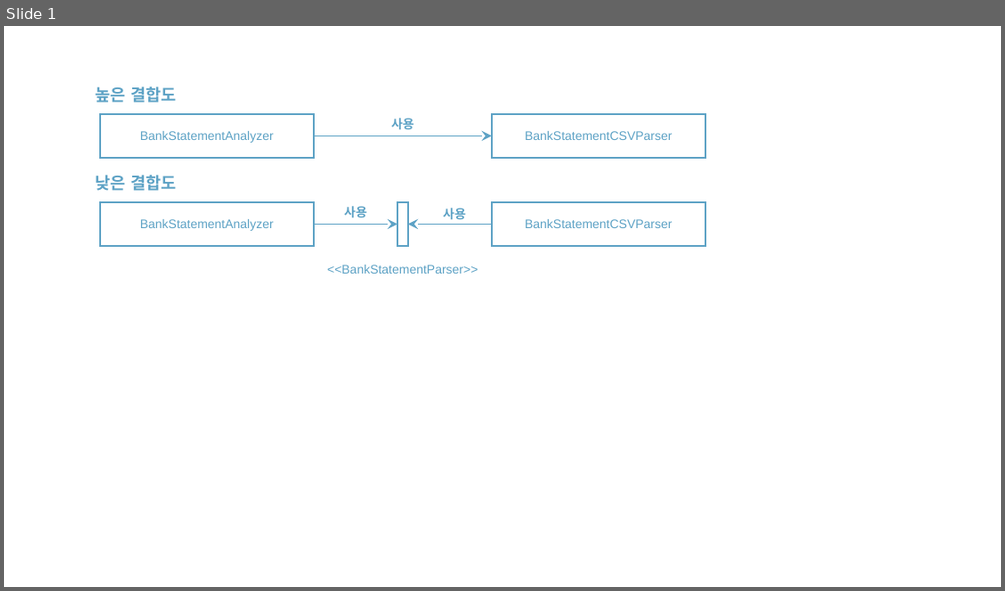
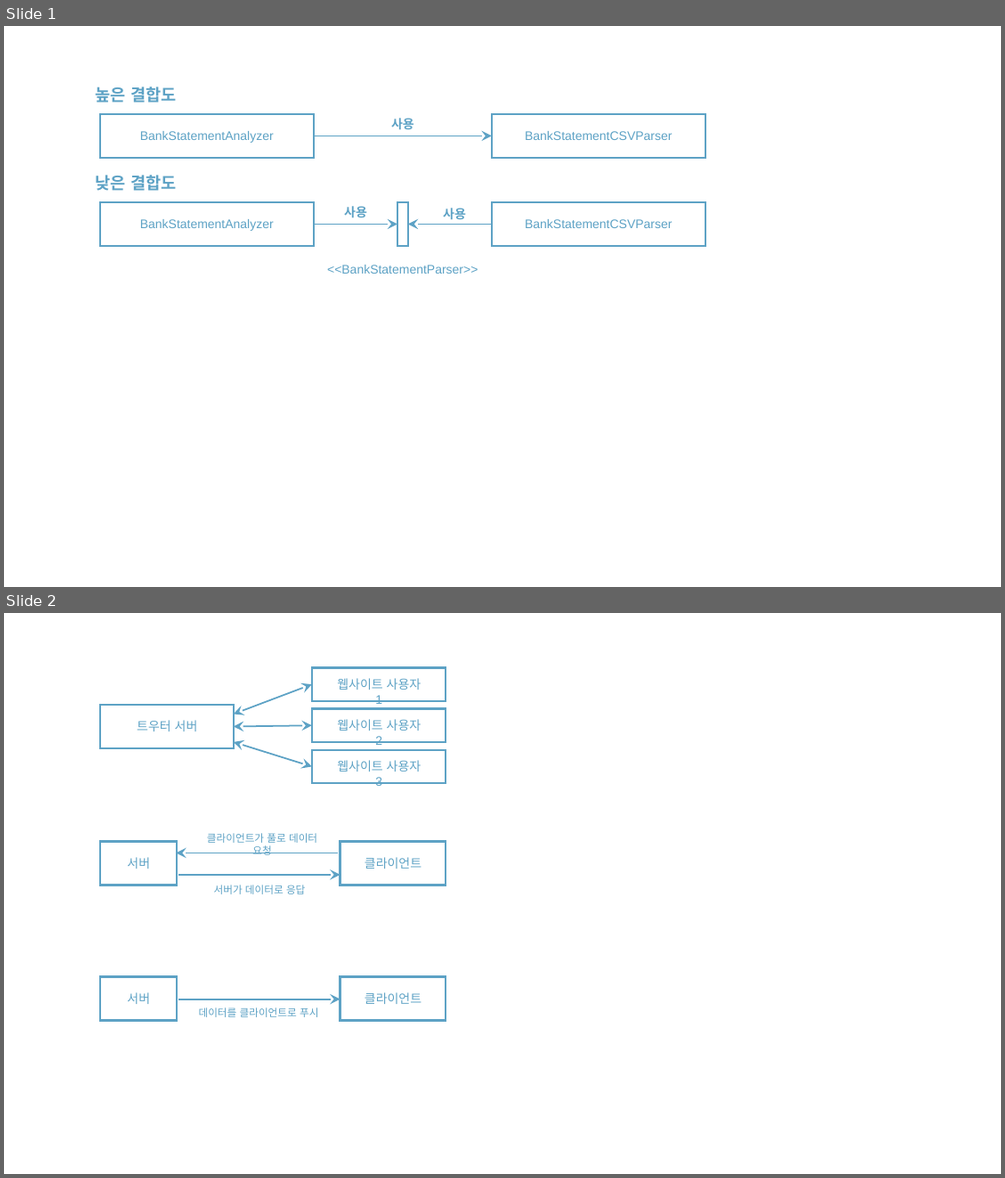
Before and after one commit to rudaks-han/book-summary, a slide deck: 실전자바소프트웨어/ref/프레젠테이션1.pptx. Shown one above the other, each under a label of ours: slide 1 before the commit, slides 1 and 2 after it. The pictures are 1005x591 and 1005x1178 pixels, drawn with LibreOffice and Linux fonts; fonts in the diff are those of the drawing. Boxes give left, top, right and bottom in pixels: in the first picture for what was removed or moved away, otherwise in the second. Text is boxed around its words. In the diff, an @@ line names an element or a change of style, - is before the commit and + after.

```diff
--- a/실전자바소프트웨어/ref/프레젠테이션1.pptx
+++ b/실전자바소프트웨어/ref/프레젠테이션1.pptx
@@ slide 2 added at (x1=4, y1=613, x2=1001, y2=1174), background #FFFFFF @@
@@ double arrow added from (234, 714) to (312, 684), #5DA2C5 1.5 pt @@
@@ rectangle added at (x1=312, y1=667, x2=445, y2=700), outline #5DA2C5 2 pt @@
@@ text added at (x1=337, y1=678, x2=421, y2=704), 12 pt, text #5DA2C5 @@
+웹사이트 사용자 1
@@ rectangle added at (x1=100, y1=705, x2=233, y2=748), outline #5DA2C5 2 pt @@
@@ rectangle added at (x1=312, y1=709, x2=445, y2=742), outline #5DA2C5 2 pt @@
@@ text added at (x1=337, y1=719, x2=421, y2=745), 12 pt, text #5DA2C5 @@
+웹사이트 사용자 2
@@ text added at (x1=137, y1=720, x2=198, y2=731), 12 pt, text #5DA2C5 @@
+트우터 서버
@@ double arrow added from (234, 742) to (312, 766), #5DA2C5 1.5 pt @@
@@ double arrow added from (234, 727) to (312, 725), #5DA2C5 1.5 pt @@
@@ rectangle added at (x1=312, y1=750, x2=445, y2=783), outline #5DA2C5 2 pt @@
@@ text added at (x1=337, y1=760, x2=421, y2=786), 12 pt, text #5DA2C5 @@
+웹사이트 사용자 3
@@ rectangle added at (x1=100, y1=841, x2=177, y2=884), outline #5DA2C5 2 pt @@
@@ text added at (x1=207, y1=833, x2=317, y2=855), 10 pt, text #5DA2C5 @@
+클라이언트가 풀로 데이터 요청
@@ rectangle added at (x1=340, y1=841, x2=446, y2=884), outline #5DA2C5 2 pt @@
@@ text added at (x1=127, y1=857, x2=150, y2=868), 12 pt, text #5DA2C5 @@
+서버
@@ arrow added from (338, 853) to (176, 853), #5DA2C5 1.5 pt @@
@@ arrow added from (179, 875) to (340, 875), #5DA2C5 1.5 pt @@
@@ text added at (x1=364, y1=857, x2=421, y2=868), 12 pt, text #5DA2C5 @@
+클라이언트
@@ text added at (x1=214, y1=884, x2=305, y2=894), 10 pt, text #5DA2C5 @@
+서버가 데이터로 응답
@@ rectangle added at (x1=100, y1=976, x2=177, y2=1020), outline #5DA2C5 2 pt @@
@@ rectangle added at (x1=340, y1=976, x2=446, y2=1020), outline #5DA2C5 2 pt @@
@@ text added at (x1=127, y1=992, x2=150, y2=1004), 12 pt, text #5DA2C5 @@
+서버
@@ arrow added from (179, 999) to (340, 999), #5DA2C5 1.5 pt @@
@@ text added at (x1=199, y1=1007, x2=318, y2=1017), 10 pt, text #5DA2C5 @@
+데이터를 클라이언트로 푸시
@@ text added at (x1=364, y1=992, x2=421, y2=1004), 12 pt, text #5DA2C5 @@
+클라이언트
```
Also in this commit, not shown: 3 other slides added, 4 other files.
